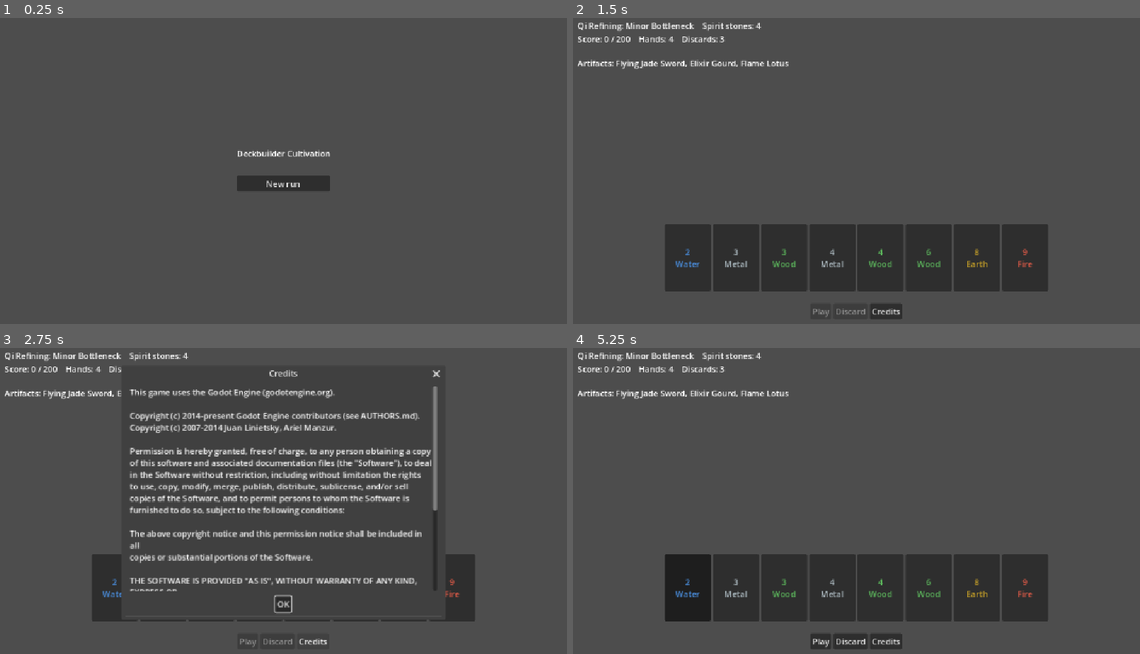
Above: before the commit, frames 1-4 (two rows, left to right).
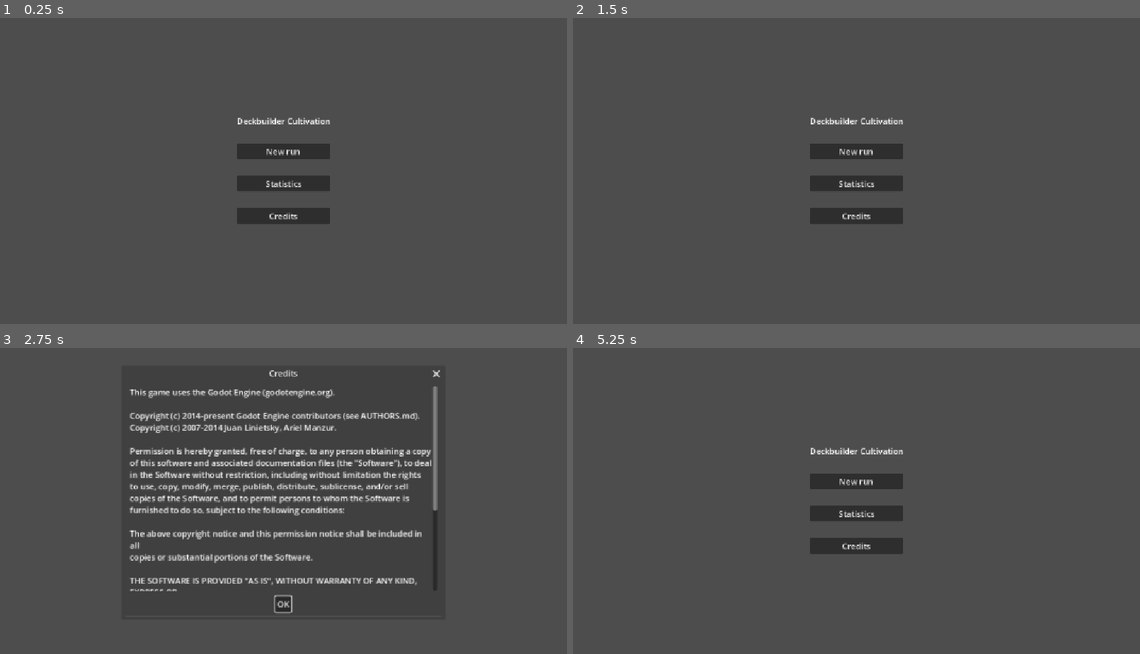
Above: after the commit, the same moments.

Repository: BazeOnigiri/deckbuilder-cultivation
Game: Godot game, scene res://ui/main/main.tscn
Two runs of this game, one before a commit and one after it. Both use one fixed random seed, a clock stepped at 60 frames per second and the inputs below.
Inputs (mouse positions are in pixels of both pictures, inside the frame that each line leads up to):
- Up to frame 1 (0.25 s): no input
- Up to frame 2 (1.5 s): click "New run" (after the commit: "Statistics") at 0.5 s; click (856, 250) at 1.25 s, where only the run after the commit has a clickable "Back"
- Up to frame 3 (2.75 s): click "Credits" at 2 s
- Up to frame 4 (5.25 s): click (856, 482) at 2.75 s, where only the run after the commit has a clickable "New run"; click (856, 482) at 3.5 s, where only the run after the commit has a clickable "New run"; click "OK" at 4.25 s; click (686, 586) at 5 s, where only the run before the commit has a clickable "2 Water"

The runs differ from the first frame. In frame 1, 1.9% of the frame differs, in the area x 41-59%, y 32-68%; in frame 2, 18%; in frame 3, 3.4%; in frame 4, 18%, in the area x 0-84%, y 1-99%.

Commit message:
feat(save): ajoute le socle de sauvegarde versionnee et le profil du joueur

Diff:
--- /dev/null
+++ b/core/profile/profile_stats.gd
@@ -0,0 +1,82 @@
+class_name ProfileStats
+extends RefCounted
+## Statistiques du joueur, conservees d'une run a l'autre.
+
+const VERSION := 1
+const DEFAULT_PATH := "user://profil.json"
+
+var runs_started: int = 0
+var runs_won: int = 0
+var best_realm: int = 0
+var best_hand_score: int = 0
+## id de main -> nombre de fois jouee.
+var hand_counts: Dictionary = {}
+
+
+func total_hands() -> int:
+	var total: int = 0
+	for count: int in hand_counts.values():
+		total += count
+	return total
+
+
+## Main la plus jouee, "" si aucune. En cas d'egalite, le plus petit id : resultat stable.
+func most_played_hand() -> String:
+	var ids: Array = hand_counts.keys()
+	ids.sort()
+	var best_id: String = ""
+	var best_count: int = 0
+	for id: String in ids:
+		if hand_counts[id] > best_count:
+			best_id = id
+			best_count = hand_counts[id]
+	return best_id
+
+
+func to_dict() -> Dictionary:
+	return {
+		"runs_started": runs_started,
+		"runs_won": runs_won,
+		"best_realm": best_realm,
+		"best_hand_score": best_hand_score,
+		"hand_counts": hand_counts.duplicate(),
+	}
+
+
+## Le fichier vient du disque du joueur : une valeur absente, de mauvais type ou negative devient 0.
+static func from_dict(data: Dictionary) -> ProfileStats:
+	var stats := ProfileStats.new()
+	stats.runs_started = _count(data, "runs_started")
+	stats.runs_won = _count(data, "runs_won")
+	stats.best_realm = _count(data, "best_realm")
+	stats.best_hand_score = _count(data, "best_hand_score")
+	var counts: Variant = data.get("hand_counts", {})
+	if counts is Dictionary:
+		for key: Variant in counts:
+			if key is String:
+				var count: int = _count(counts, key)
+				if count > 0:
+					stats.hand_counts[key] = count
+	return stats
+
+
+static func load_from(storage: SaveStorage) -> ProfileStats:
+	var data := SaveMigrator.migrate(storage.load_data(), VERSION, _migrations())
+	var stats: Variant = data.get("stats", {})
+	return from_dict(stats if stats is Dictionary else {})
+
+
+func save_to(storage: SaveStorage) -> bool:
+	return storage.save({"version": VERSION, "stats": to_dict()})
+
+
+## Exemple pour plus tard : {1: func(data: Dictionary) -> Dictionary: return data}
+static func _migrations() -> Dictionary:
+	return {}
+
+
+static func _count(data: Dictionary, key: String) -> int:
+	var value: Variant = data.get(key, 0)
+	if value is int or value is float:
+		return maxi(0, int(value))
+	return 0
--- /dev/null
+++ b/core/profile/profile_tracker.gd
@@ -0,0 +1,37 @@
+class_name ProfileTracker
+extends RefCounted
+## Met a jour les statistiques en ecoutant une run. Ne sauvegarde pas : l'appelant ecoute changed.
+
+signal changed
+
+var _stats: ProfileStats
+
+
+func _init(stats: ProfileStats) -> void:
+	_stats = stats
+
+
+## A appeler avant run.start() pour ne pas manquer le premier goulot.
+func track(run: RunState) -> void:
+	_stats.runs_started += 1
+	run.round_started.connect(_on_round_started.bind(run))
+	run.finished.connect(_on_finished)
+	changed.emit()
+
+
+func _on_round_started(round_state: RoundState, run: RunState) -> void:
+	round_state.hand_played.connect(_on_hand_played)
+	_stats.best_realm = maxi(_stats.best_realm, run.progress.current_realm().order)
+	changed.emit()
+
+
+func _on_hand_played(result: HandResult, score: ScoreContext) -> void:
+	_stats.best_hand_score = maxi(_stats.best_hand_score, score.total())
+	var id: String = result.definition.id
+	_stats.hand_counts[id] = _stats.hand_counts.get(id, 0) + 1
+
+
+func _on_finished(won: bool) -> void:
+	if won:
+		_stats.runs_won += 1
+	changed.emit()
--- /dev/null
+++ b/core/save/save_migrator.gd
@@ -0,0 +1,22 @@
+class_name SaveMigrator
+extends RefCounted
+## Fait passer une sauvegarde de sa version a la version courante, une migration a la fois.
+## migrations[n] est un Callable qui transforme une sauvegarde de version n en version n + 1.
+
+
+## Renvoie {} si la sauvegarde est vide, vient d'une version plus recente du jeu, ou si une migration manque.
+static func migrate(data: Dictionary, current_version: int, migrations: Dictionary) -> Dictionary:
+	if data.is_empty():
+		return {}
+	# Les nombres JSON sont lus en float : int() les remet en entier.
+	var version: int = int(data.get("version", 1))
+	if version > current_version:
+		return {}
+	var result: Dictionary = data.duplicate(true)
+	while version < current_version:
+		if not migrations.has(version):
+			return {}
+		result = migrations[version].call(result)
+		version += 1
+		result["version"] = version
+	return result
--- /dev/null
+++ b/core/save/save_storage.gd
@@ -0,0 +1,49 @@
+class_name SaveStorage
+extends RefCounted
+## Lit et ecrit un Dictionary en JSON. Jamais de .tres pour une sauvegarde : charger une ressource
+## venant du disque du joueur peut executer du code. Ne fait jamais planter le jeu : voir last_error.
+
+var path: String
+var last_error: String = ""
+
+
+func _init(p_path: String) -> void:
+	path = p_path
+
+
+func save(data: Dictionary) -> bool:
+	last_error = ""
+	var tmp_path: String = path + ".tmp"
+	var file := FileAccess.open(tmp_path, FileAccess.WRITE)
+	if file == null:
+		last_error = "ecriture impossible : %s" % error_string(FileAccess.get_open_error())
+		return false
+	file.store_string(JSON.stringify(data, "\t"))
+	file.close()
+	# Ecrire a cote puis renommer : une coupure pendant l'ecriture ne corrompt pas l'ancienne sauvegarde.
+	var error := DirAccess.rename_absolute(tmp_path, path)
+	if error != OK:
+		last_error = "renommage impossible : %s" % error_string(error)
+		return false
+	return true
+
+
+## Renvoie {} si le fichier n'existe pas ou n'est pas un objet JSON valide.
+func load_data() -> Dictionary:
+	last_error = ""
+	if not FileAccess.file_exists(path):
+		return {}
+	# JSON.new().parse() plutot que JSON.parse_string() : pas d'erreur moteur sur un fichier corrompu.
+	var json := JSON.new()
+	if json.parse(FileAccess.get_file_as_string(path)) != OK:
+		last_error = "fichier illisible : %s" % json.get_error_message()
+		return {}
+	if not json.data is Dictionary:
+		last_error = "fichier illisible : pas un objet JSON"
+		return {}
+	return json.data
+
+
+func delete() -> void:
+	if FileAccess.file_exists(path):
+		DirAccess.remove_absolute(path)
--- a/localization/textes.csv
+++ b/localization/textes.csv
@@ -69,3 +69,14 @@
 TRIB_FLAMMES_DESC,Les cartes Feu ne comptent pas.,Fire cards do not score.
 TRIB_VENT_NOIR_DESC,Une main de moins pour ce goulot.,One less hand for this bottleneck.
 TRIB_DEMON_DESC,Ta main contient 2 cartes de moins.,Your hand holds 2 fewer cards.
+UI_STATS_BUTTON,Statistiques,Statistics
+UI_STATS_TITLE,Statistiques,Statistics
+UI_STATS_RUNS,Parties lancées,Runs started
+UI_STATS_WINS,Victoires,Wins
+UI_STATS_WIN_RATE,Taux de victoire,Win rate
+UI_STATS_BEST_REALM,Meilleur royaume atteint,Best realm reached
+UI_STATS_BEST_HAND_SCORE,Meilleur score d'une main,Best hand score
+UI_STATS_HANDS_PLAYED,Mains jouées,Hands played
+UI_STATS_FAVORITE_HAND,Main favorite,Favorite hand
+UI_STATS_HAND_COUNT,%s (%d fois),%s (%d times)
+UI_BACK,Retour,Back
--- a/ui/main/main.gd
+++ b/ui/main/main.gd
@@ -1,26 +1,47 @@
 extends Control
-## Racine du jeu : machine a etats MENU / RUN. Une seule scene affichee a la fois.
+## Racine du jeu : machine a etats MENU / RUN / STATS. Possede le profil du joueur, partage entre les ecrans.
 
 const MENU_SCENE := preload("res://ui/menu/menu_screen.tscn")
 const RUN_SCENE := preload("res://ui/round/round_screen.tscn")
+const STATS_SCENE := preload("res://ui/stats/stats_screen.tscn")
+
+## Les tests le remplacent pour ne pas ecrire dans le vrai profil.
+@export var profile_path: String = ProfileStats.DEFAULT_PATH
 
 var _screen: Node
+var _profile: ProfileStats
+var _profile_storage: SaveStorage
+var _tracker: ProfileTracker
 
 
 func _ready() -> void:
+	_profile_storage = SaveStorage.new(profile_path)
+	_profile = ProfileStats.load_from(_profile_storage)
+	_tracker = ProfileTracker.new(_profile)
+	_tracker.changed.connect(_save_profile)
 	_show_menu()
 
 
 func _show_menu() -> void:
 	var menu := MENU_SCENE.instantiate()
 	menu.start_requested.connect(_show_run)
+	menu.stats_requested.connect(_show_stats)
 	_swap(menu)
 
 
+func _show_stats() -> void:
+	var stats := STATS_SCENE.instantiate()
+	stats.profile = _profile
+	stats.back_requested.connect(_show_menu)
+	_swap(stats)
+
+
 func _show_run() -> void:
-	var run := RUN_SCENE.instantiate()
-	run.menu_requested.connect(_show_menu)
-	_swap(run)
+	var run_screen := RUN_SCENE.instantiate()
+	# Branche avant add_child : run_created est emis pendant le _ready de l'ecran.
+	run_screen.run_created.connect(_tracker.track)
+	run_screen.menu_requested.connect(_show_menu)
+	_swap(run_screen)
 
 
 func _swap(screen: Node) -> void:
@@ -28,3 +49,8 @@
 		_screen.queue_free()
 	_screen = screen
 	add_child(screen)
+
+
+func _save_profile() -> void:
+	if not _profile.save_to(_profile_storage):
+		push_warning("Profil non sauvegarde : %s" % _profile_storage.last_error)
--- a/ui/menu/menu_screen.gd
+++ b/ui/menu/menu_screen.gd
@@ -1,8 +1,25 @@
 extends Control
-## Menu principal.
+## Menu principal : nouvelle partie, statistiques, credits.
 
 signal start_requested
+signal stats_requested
 
 
 func _ready() -> void:
 	%StartButton.pressed.connect(start_requested.emit)
+	%StatsButton.pressed.connect(stats_requested.emit)
+	%CreditsButton.pressed.connect(_show_credits)
+
+
+## La licence MIT de Godot exige que son texte accompagne le jeu publie.
+func _show_credits() -> void:
+	var dialog := AcceptDialog.new()
+	dialog.title = tr("UI_CREDITS")
+	var text := RichTextLabel.new()
+	text.custom_minimum_size = Vector2(600, 400)
+	text.text = tr("UI_CREDITS_INTRO") + "\n\n" + Engine.get_license_text()
+	dialog.add_child(text)
+	dialog.confirmed.connect(dialog.queue_free)
+	dialog.canceled.connect(dialog.queue_free)
+	add_child(dialog)
+	dialog.popup_centered()
--- a/ui/menu/menu_screen.tscn
+++ b/ui/menu/menu_screen.tscn
@@ -32,3 +32,13 @@
 unique_name_in_owner = true
 layout_mode = 2
 text = "UI_NEW_RUN"
+
+[node name="StatsButton" type="Button" parent="Center/Layout"]
+unique_name_in_owner = true
+layout_mode = 2
+text = "UI_STATS_BUTTON"
+
+[node name="CreditsButton" type="Button" parent="Center/Layout"]
+unique_name_in_owner = true
+layout_mode = 2
+text = "UI_CREDITS"
--- a/ui/round/round_screen.gd
+++ b/ui/round/round_screen.gd
@@ -2,6 +2,8 @@
 ## Ecran de run. Racine de composition : cree la logique, l'injecte, et l'affiche.
 
 signal menu_requested
+## Emis avant le debut de la run : main y branche le suivi du profil.
+signal run_created(run: RunState)
 
 const DECK_PATH := "res://content/decks/paquet_depart.tres"
 const RULES_PATH := "res://content/rules/regles_base.tres"
@@ -28,7 +30,6 @@
 @onready var _discard_button: Button = %DiscardButton
 @onready var _continue_button: Button = %ContinueButton
 @onready var _menu_button: Button = %MenuButton
-@onready var _credits_button: Button = %CreditsButton
 @onready var _artifacts_label: Label = %Artifacts
 @onready var _shop_panel: ShopPanel = %ShopPanel
 @onready var _pill_row: HBoxContainer = %PillRow
@@ -54,10 +55,10 @@
 	_discard_button.pressed.connect(_on_discard_pressed)
 	_continue_button.pressed.connect(_on_continue_pressed)
 	_menu_button.pressed.connect(menu_requested.emit)
-	_credits_button.pressed.connect(_show_credits)
 	_shop_panel.changed.connect(_refresh)
 	_continue_button.hide()
 	_menu_button.hide()
+	run_created.emit(_run)
 	_run.start()
 	_refresh()
 
--- a/ui/round/round_screen.tscn
+++ b/ui/round/round_screen.tscn
@@ -85,8 +85,3 @@
 unique_name_in_owner = true
 layout_mode = 2
 text = "UI_MENU"
-
-[node name="CreditsButton" type="Button" parent="Margin/Layout/Actions" unique_id=1433531736]
-unique_name_in_owner = true
-layout_mode = 2
-text = "UI_CREDITS"
--- /dev/null
+++ b/ui/stats/stats_screen.gd
@@ -0,0 +1,51 @@
+extends Control
+## Page des statistiques du profil.
+
+signal back_requested
+
+## Injecte par main avant l'ajout a l'arbre. Par defaut un profil vide (scene lancee seule, tests).
+var profile: ProfileStats = ProfileStats.new()
+
+
+func _ready() -> void:
+	%BackButton.pressed.connect(back_requested.emit)
+	_add_row("UI_STATS_RUNS", str(profile.runs_started))
+	_add_row("UI_STATS_WINS", str(profile.runs_won))
+	_add_row("UI_STATS_WIN_RATE", "%d %%" % _win_rate())
+	_add_row("UI_STATS_BEST_REALM", _realm_name(profile.best_realm))
+	_add_row("UI_STATS_BEST_HAND_SCORE", str(profile.best_hand_score))
+	_add_row("UI_STATS_HANDS_PLAYED", str(profile.total_hands()))
+	_add_row("UI_STATS_FAVORITE_HAND", _favorite_hand())
+
+
+func _add_row(name_key: String, value: String) -> void:
+	var name_label := Label.new()
+	name_label.text = tr(name_key)
+	var value_label := Label.new()
+	value_label.text = value
+	%Grid.add_child(name_label)
+	%Grid.add_child(value_label)
+
+
+func _win_rate() -> int:
+	if profile.runs_started == 0:
+		return 0
+	return roundi(100.0 * profile.runs_won / profile.runs_started)
+
+
+## Le profil stocke l'ordre du royaume, pas son nom : on le retrouve dans le catalogue.
+func _realm_name(order: int) -> String:
+	for realm: RealmDefinition in RealmCatalog.load_definitions():
+		if realm.order == order:
+			return tr(realm.name_key)
+	return tr("UI_NONE")
+
+
+func _favorite_hand() -> String:
+	var id: String = profile.most_played_hand()
+	if id.is_empty():
+		return tr("UI_NONE")
+	for hand: HandDefinition in HandCatalog.load_definitions():
+		if hand.id == id:
+			return tr("UI_STATS_HAND_COUNT") % [tr(hand.name_key), profile.hand_counts[id]]
+	return id
--- /dev/null
+++ b/ui/stats/stats_screen.tscn
@@ -0,0 +1,41 @@
+[gd_scene format=3]
+
+[ext_resource type="Script" path="res://ui/stats/stats_screen.gd" id="1"]
+
+[node name="StatsScreen" type="Control"]
+layout_mode = 3
+anchors_preset = 15
+anchor_right = 1.0
+anchor_bottom = 1.0
+grow_horizontal = 2
+grow_vertical = 2
+script = ExtResource("1")
+
+[node name="Center" type="CenterContainer" parent="."]
+layout_mode = 1
+anchors_preset = 15
+anchor_right = 1.0
+anchor_bottom = 1.0
+grow_horizontal = 2
+grow_vertical = 2
+
+[node name="Layout" type="VBoxContainer" parent="Center"]
+layout_mode = 2
+theme_override_constants/separation = 32
+
+[node name="Title" type="Label" parent="Center/Layout"]
+layout_mode = 2
+text = "UI_STATS_TITLE"
+horizontal_alignment = 1
+
+[node name="Grid" type="GridContainer" parent="Center/Layout"]
+unique_name_in_owner = true
+layout_mode = 2
+theme_override_constants/h_separation = 48
+theme_override_constants/v_separation = 12
+columns = 2
+
+[node name="BackButton" type="Button" parent="Center/Layout"]
+unique_name_in_owner = true
+layout_mode = 2
+text = "UI_BACK"
Not shown, added: core/profile/profile_stats.gd.uid
Not shown, added: core/profile/profile_tracker.gd.uid
Not shown, added: core/save/save_migrator.gd.uid
Not shown, added: core/save/save_storage.gd.uid
Binary file changed: localization/textes.en.translation
Binary file changed: localization/textes.fr.translation
Not shown, added: ui/stats/stats_screen.gd.uid
